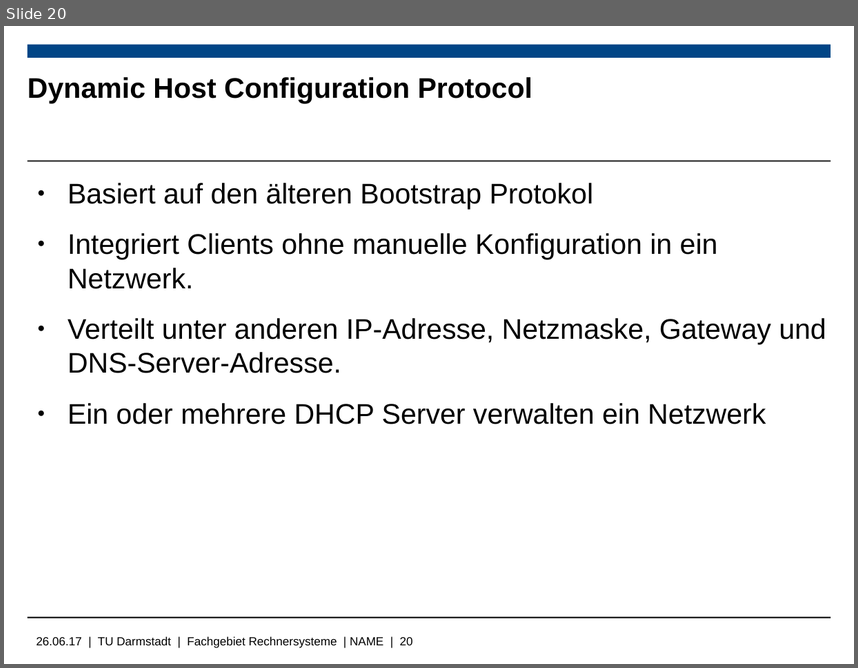
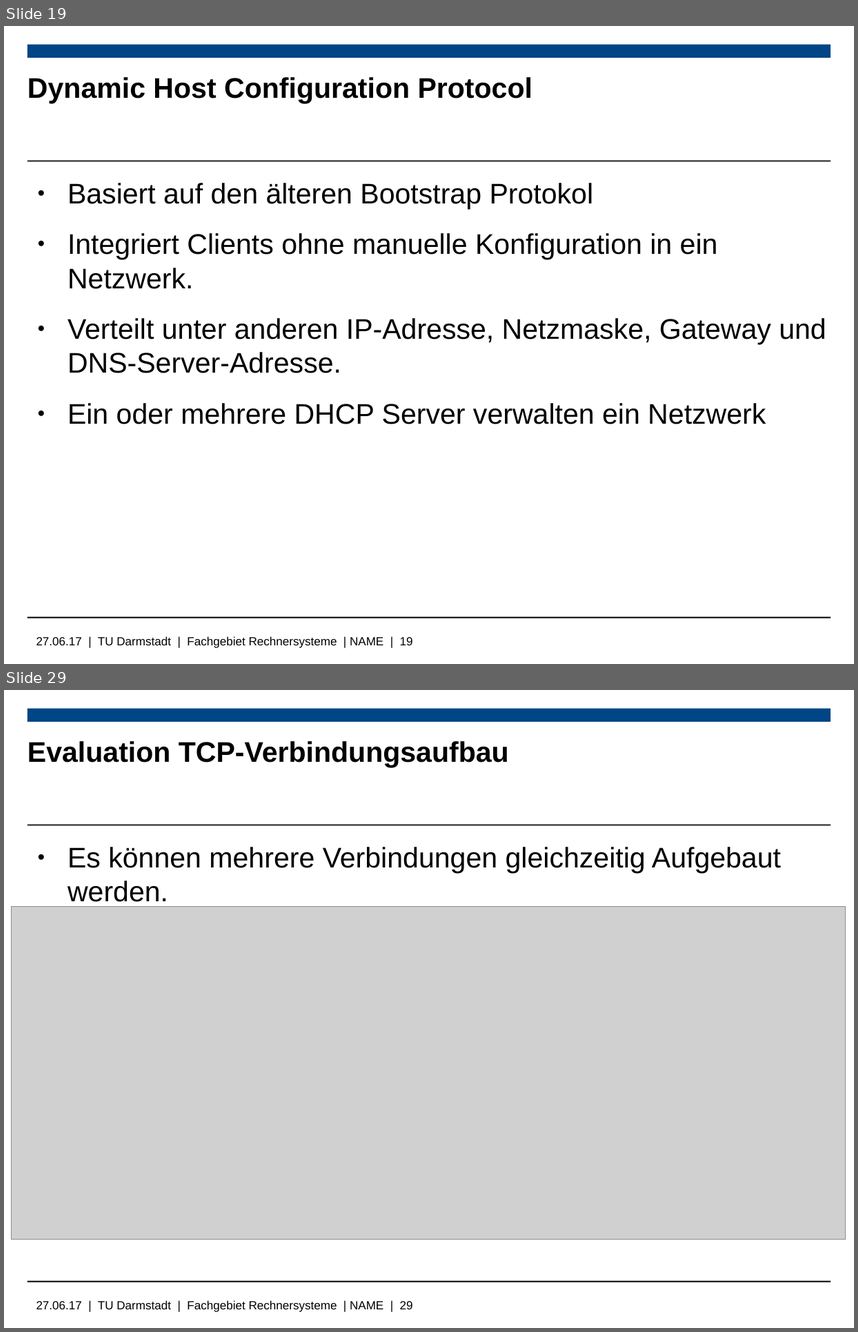
Before and after one commit to Wiero/Bachelorarbeit, a slide deck: Bachelorpräsenation.odp. Shown one above the other, each under a label of ours: slide 20 before the commit, slides 19 and 29 after it; the slides between them are not shown. The pictures are 858x668 and 858x1332 pixels, drawn with LibreOffice and Linux fonts; fonts in the diff are those of the drawing; grey boxes stand for pictures; background and template pictures are left out. Boxes give left, top, right and bottom in pixels: in the first picture for what was removed or moved away, otherwise in the second. Text is boxed around its words. In the diff, an @@ line names an element or a change of style, - is before the commit and + after.

```diff
--- a/Bachelorpräsenation.odp
+++ b/Bachelorpräsenation.odp
@@ slide 29 added at (x1=4, y1=690, x2=854, y2=1328), background #FFFFFF; not listed: 4 template elements that a slide beside it also shows @@
@@ title added at (x1=27, y1=741, x2=509, y2=768), 24 pt, text #000000, bold @@
+Evaluation TCP-Verbindungsaufbau
@@ text added at (x1=67, y1=847, x2=781, y2=907), 24 pt, text #000000 @@
+● Es können mehrere Verbindungen gleichzeitig Aufgebaut werden.
@@ picture added at (x1=12, y1=907, x2=846, y2=1239) @@
@@ what was slide 20 is now slide 19 @@
@@ text at (x1=36, y1=636, x2=413, y2=648): text changed @@
-26.06.17 | TU Darmstadt | Fachgebiet Rechnersysteme | NAME | 20
+27.06.17 | TU Darmstadt | Fachgebiet Rechnersysteme | NAME | 19
```
Also in this commit, not shown: 8 slides changed, 7 other slides added, 3 slides removed, 6 other files.
